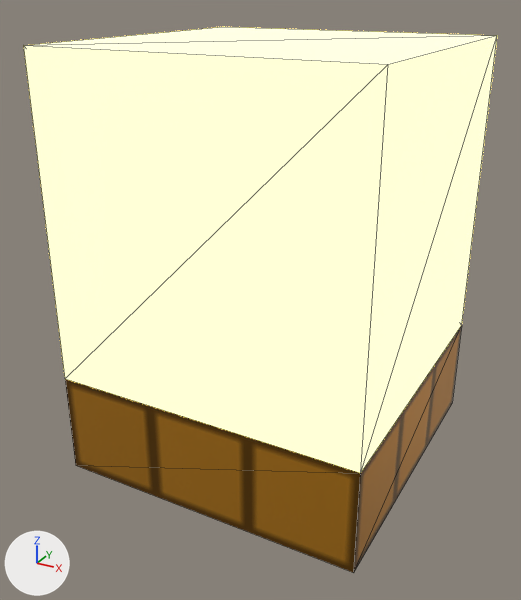
The glTF model game/assets/kit/tables/tealight_lantern.glb as it was, and as the next commit left it.
Before and after are seen from a 50 mm camera at (0.151, -0.293, 0.222) aimed at (-0.004, -0.011, 0.082). Lighting does not change. The marker at lower left points along +X, +Y and +Z. The picture after the commit comes second. Mesh edges are drawn as thin lines. Vertices at exactly the same position are counted once.

Before the edit, the objects in view are built like this:
```python
me_tealight_lantern = bpy.data.meshes.new('tealight_lantern')
me_tealight_lantern.from_pydata(...)  # 12 vertices, 18 faces; spans x -0.075..0.075, y -0.075..0.075, z 0.0..0.2
# faces by material slot: [8, 10]
me_tealight_lantern.materials.append(mat_cymbalgold)
me_tealight_lantern.materials.append(mat_tealight_emissive)  # yellow #f7db71, glowing yellow #ffe275
# before: 8 (-0.075, -0.075, 0.2) at pixel (23, 45), 9 (-0.075, 0.075, 0.2) at pixel (223, 26), 10 (0.075, -0.075, 0.2) at pixel (388, 64), 11 (0.075, 0.075, 0.2) at pixel (497, 35)
ob_tealight_lantern = bpy.data.objects.new('tealight_lantern', me_tealight_lantern)
ob_tealight_lantern.location = (0.0, 0.0, 0.0)
```
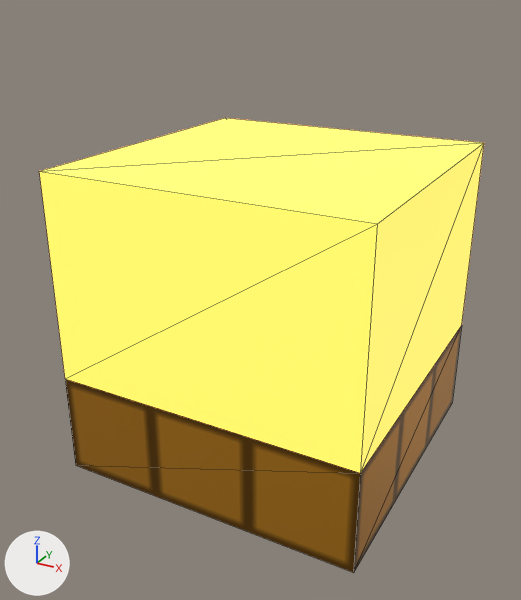
Changed parts and their boxes [x1, y1, x2, y2] in the pictures (521 x 600 px; the box of a moved part takes in the faces that stretch with it):
'tealight_lantern', recoloured, reshaped (17% shorter): before [24, 27, 497, 573]; after [39, 118, 484, 573]
part 1 of me_tealight_lantern, moved or reshaped: before [24, 27, 497, 473]; after [39, 118, 484, 473]
part 2 of me_tealight_lantern, recoloured: before [24, 27, 497, 473]; after [39, 118, 484, 473]

The edits, one by one:
Material 'LanternAmber_emissive' (mat_lanternamber_emissive) is new.
Its base color is (1.0, 0.434, 0.0685) (orange #ffb04a).
Its roughness is 0.4.
Its emission color is (1.0, 0.434, 0.0685) (orange #ffb04a).
Its emission strength is 1.6.
me_tealight_lantern is used by ob_tealight_lantern; location (0.0, 0.0, 0.0).
me_tealight_lantern had 12 vertices, 18 faces and spanned x -0.075..0.075, y -0.075..0.075, z 0.0..0.2.
me_tealight_lantern now has 12 vertices, 18 faces and spans x -0.075..0.075, y -0.075..0.075, z 0.0..0.15.
Part 1, on me_tealight_lantern:
Vertices 8 to 11 of me_tealight_lantern move by (0.0, 0.0, -0.05).
me_tealight_lantern part 2: all 10 faces that had it switch from mat_tealight_emissive (yellow #f7db71, glowing yellow #ffe275) to mat_lanternamber_emissive (orange #ffb04a, glowing orange #ffb04a).
